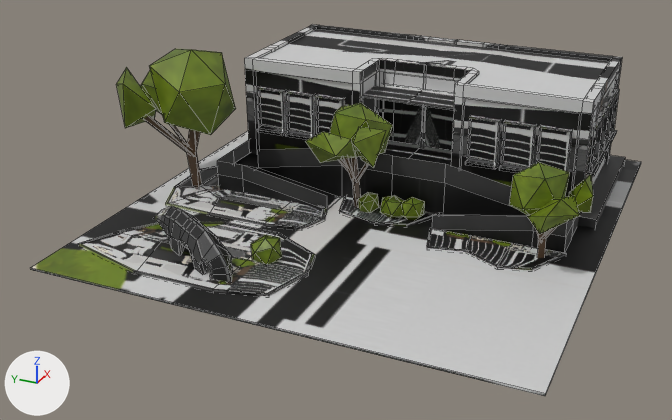
Before and after pictures for a commit that changed the Blender file wip-modelos3d/Centro Historico/Centro Historico.blend.
One viewpoint serves both versions: a camera (50 mm lens) standing at (-12.44, -4.5, 5.81) and looking at (-1.13, 0.59, 0.15). Every picture has the same lights, and +X, +Y and +Z are marked at lower left. Mesh edges are drawn as thin lines.

Objects in the first picture: 'centroHistorico_LOD0'.
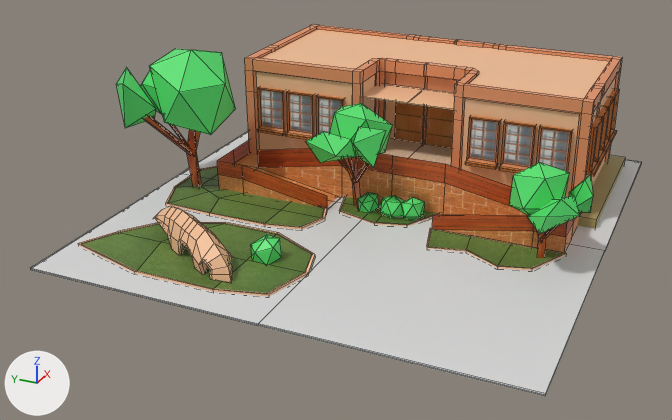
Changed parts and their boxes [x1, y1, x2, y2] in the pictures (672 x 420 px):
'centroHistorico_LOD0', surface changed, reshaped
    both: [31, 24, 641, 396]
part 1 of me_cube, built on
    both: [31, 72, 641, 396]
part 2 of me_cube, surface changed
    both: [78, 24, 622, 296]

The change, as a diff of the scene's bpy script:
```diff
--- a/wip-modelos3d/Centro Historico/Centro Historico.blend.py
+++ b/wip-modelos3d/Centro Historico/Centro Historico.blend.py
@@ img_orla_map__3__png @@
+img_orla_map__3__png = load_image('orla_map (3).png', 'orla_map (3).png', 2048, 2048, 'sRGB')
@@ mat_palacio_lod0 @@
 mat_palacio_lod0 = principled_material('palacio_LOD0')
-mat_palacio_lod0.texture = img_palacio_albedo2_png
+mat_palacio_lod0.texture = img_orla_map__3__png
@@ me_cube @@
 # used by ob_centrohistorico_lod0; location = (0.0, 0.0, 0.0)
-me_cube.from_pydata(...)  # 1453 vertices, 1315 faces; spans x -4.2..3.0, y -3.19..4.11, z -0.04..2.25
+me_cube.from_pydata(...)  # 1470 vertices, 1330 faces; spans x -4.2..3.0, y -3.19..4.11, z -0.04..2.25
+# me_cube part 1
+# 5 faces are deleted
+# 33 vertices in x 0.88..0.93, y -0.68..0.68, z 0.06..1.68 move by (0.07, 0.0, 0.0)
+# 3 vertices in x 0.9, y -0.81..0.81, z 0.55 move by (0.09, 0.0, 0.0)
+# 8 vertices move from x 2.46..2.51, y 0.25..0.91, z 0.02..0.82 to x 2.46..2.51, y 0.33..0.83, z 0.02..1.12
+# 10 vertices are added at x -4.2..3.0, y -3.19..3.61, z 0.0..0.03
+# 7 new vertices lie (3.6, 0.0, 0.0) away from vertices in x -4.2, y -3.19..3.61, z 0.0..0.03
+# 20 new faces join them
+# me_cube part 2: 1295 kept faces spanning x -3.76..2.64, y -3.04..4.11, z -0.04..2.25 get new texture (UV) coordinates
 me_cube.materials.append(mat_palacio_lod0)
```
